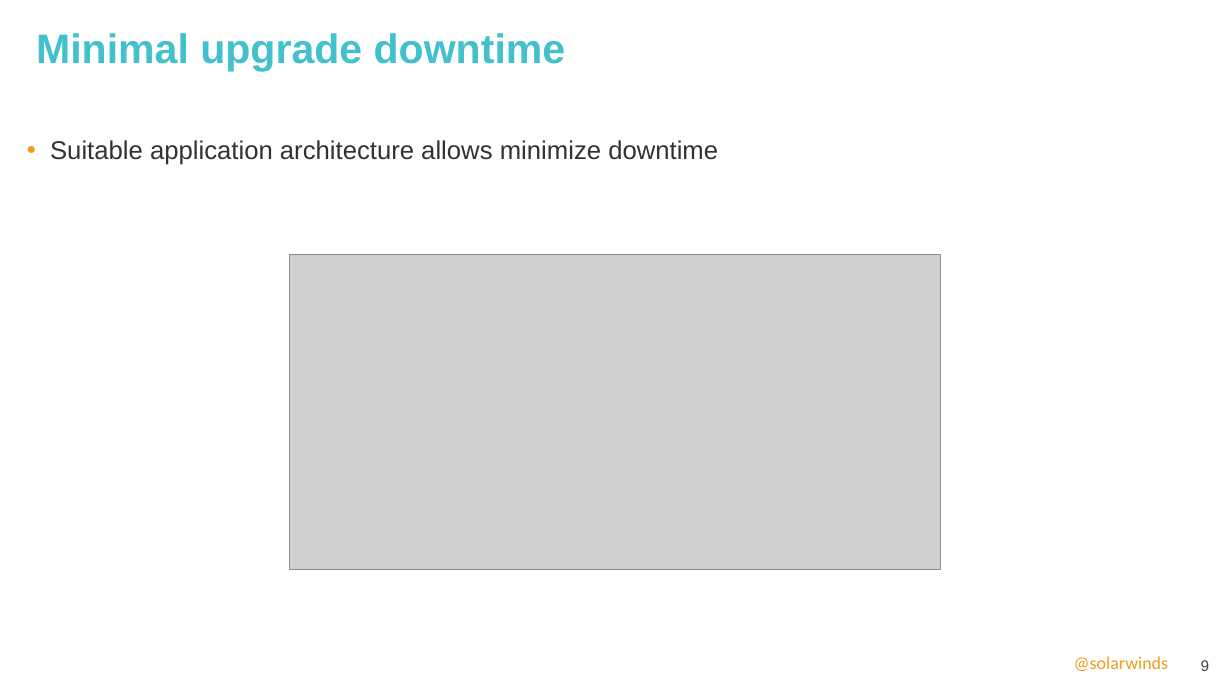
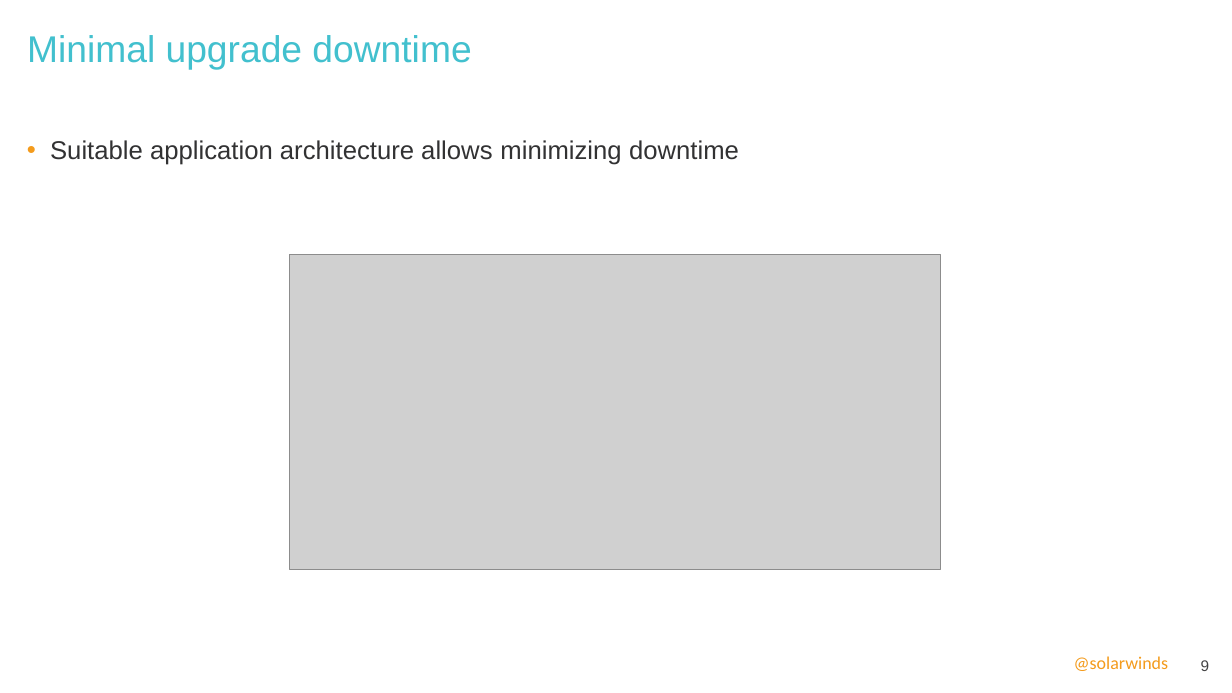
Before and after one commit to ivoklimsa/DockerVSB, a slide deck: slide 9 of ppt/DockerWorkshopVSB.pptx. Drawn at 1232x693 pixels with LibreOffice and Linux fonts; fonts in the diff are those of the drawing; grey boxes stand for pictures; background and template pictures are left out. Boxes give left, top, right and bottom in pixels: in the first picture for what was removed or moved away, otherwise in the second. Text is boxed around its words. In the diff, an @@ line names an element or a change of style, - is before the commit and + after.

Commit message:
ppt final version

```diff
--- a/ppt/DockerWorkshopVSB.pptx
+++ b/ppt/DockerWorkshopVSB.pptx
@@ title "Minimal upgrade downtime" moved from (x1=36, y1=33, x2=566, y2=71) to (x1=27, y1=35, x2=471, y2=70) @@
@@ title "Minimal upgrade downtime" at (x1=27, y1=35, x2=471, y2=70): size 32 to 29 pt, bold off @@
@@ text at (x1=50, y1=140, x2=739, y2=165): text changed @@
-• Suitable application architecture allows minimize downtime
+• Suitable application architecture allows minimizing downtime
```
Also in this commit, not shown: 14 other slides changed.
